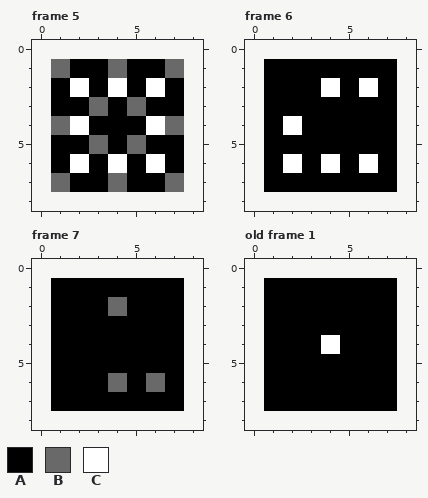
Two versions of one pixel-art file, assets/Firework.ase. Above: the version before the commit.
7x7 pixels, 7 frames. Shown: frame 5, frame 6, frame 7, old frame 1. The old version is drawn lined up with the new one, on the new canvas. The commit also changed other frames, which this record leaves out.
Palette (. is transparent): A #000000  B #696969  C #ffffff
Pixels before, frame 5, first column x 1:
1 BAABAAB
2 ACACACA
3 AABABAA
4 BCAAACB
5 AABABAA
6 ACACACA
7 BAABAAB
Pixels before, frame 6, first column x 1:
1 AAAAAAA
2 AAACACA
3 AAAAAAA
4 ACAAAAA
5 AAAAAAA
6 ACACACA
7 AAAAAAA
Pixels before, frame 7, first column x 1:
1 AAAAAAA
2 AAABAAA
3 AAAAAAA
4 AAAAAAA
5 AAAAAAA
6 AAABABA
7 AAAAAAA
Pixels before, old frame 1, first column x 1:
1 AAAAAAA
2 AAAAAAA
3 AAAAAAA
4 AAACAAA
5 AAAAAAA
6 AAAAAAA
7 AAAAAAA
Now the later version:
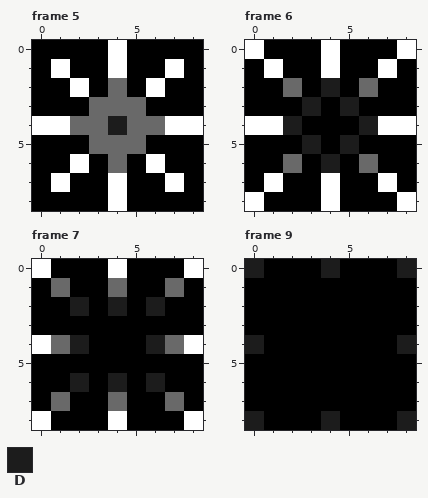
Colours new in this view: D #1c1c1c
A new or re-ordered frame is compared with the old frame closest to it.
From the commit log: Add Firework animation and update README for img2cpp.py usage
Changes in this commit:
canvas 7x7 -> 9x9, the old top-left corner now at 1,1
frames 7 -> 9
Frame 5:
y 0: x 0..8 ......... -> AAAACAAAA
y 1: x 0..1 .B -> AC; x 4 B -> C; x 7..8 B. -> CA
y 2: x 0 . -> A; x 4 C -> B; x 8 . -> A
y 3: x 0 . -> A; x 4 A -> B; x 8 . -> A
y 4: x 0..8 .BCAAACB. -> CCBBDBBCC
y 5: x 0 . -> A; x 4 A -> B; x 8 . -> A
y 6: x 0 . -> A; x 4 C -> B; x 8 . -> A
y 7: x 0..1 .B -> AC; x 4 B -> C; x 7..8 B. -> CA
y 8: x 0..8 ......... -> AAAACAAAA
Frame 6:
y 0: x 0..8 ......... -> CAAACAAAC
y 1: x 0..1 .A -> AC; x 4 A -> C; x 7..8 A. -> CA
y 2: x 0 . -> A; x 2 A -> B; x 4 C -> D; x 6 C -> B; x 8 . -> A
y 3: x 0 . -> A; x 3 A -> D; x 5 A -> D; x 8 . -> A
y 4: x 0..2 .AC -> CCD; x 6..8 AA. -> DCC
y 5: x 0 . -> A; x 3 A -> D; x 5 A -> D; x 8 . -> A
y 6: x 0 . -> A; x 2 C -> B; x 4 C -> D; x 6 C -> B; x 8 . -> A
y 7: x 0..1 .A -> AC; x 4 A -> C; x 7..8 A. -> CA
y 8: x 0..8 ......... -> CAAACAAAC
Frame 7:
y 0: x 0..8 ......... -> CAAACAAAC
y 1: x 0..1 .A -> AB; x 4 A -> B; x 7..8 A. -> BA
y 2: x 0 . -> A; x 2 A -> D; x 4 B -> D; x 6 A -> D; x 8 . -> A
y 3: x 0 . -> A; x 8 . -> A
y 4: x 0..2 .AA -> CBD; x 6..8 AA. -> DBC
y 5: x 0 . -> A; x 8 . -> A
y 6: x 0 . -> A; x 2 A -> D; x 4 B -> D; x 6 B -> D; x 8 . -> A
y 7: x 0..1 .A -> AB; x 4 A -> B; x 7..8 A. -> BA
y 8: x 0..8 ......... -> CAAACAAAC
Frame 9 is new; against old frame 1:
y 0: x 0..8 ......... -> DAAADAAAD
y 1..3: x 0 . -> A; x 8 . -> A
y 4: x 0 . -> D; x 4 C -> A; x 8 . -> D
y 5..7: x 0 . -> A; x 8 . -> A
y 8: x 0..8 ......... -> DAAADAAAD
Where, in picture pixels (left, top, right, bottom), the same in both pictures:
changed: (32, 40, 203, 211)
changed: (245, 40, 416, 211)
changed: (32, 259, 203, 430)
changed: (245, 259, 416, 430)
